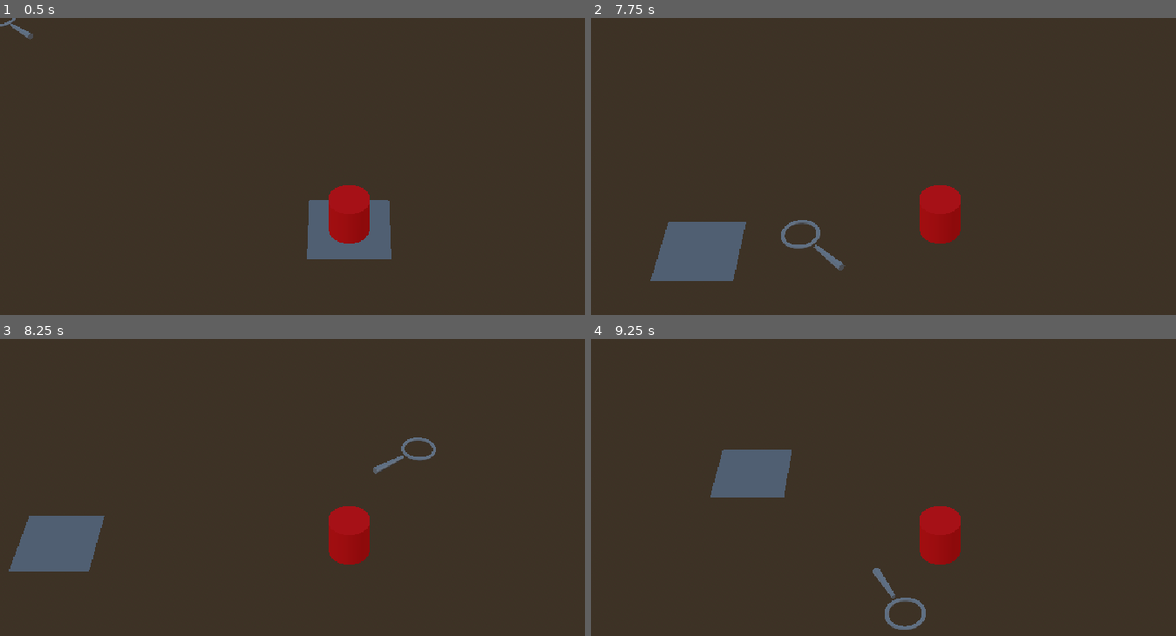
Above: before the commit, frames 1-4 (two rows, left to right).
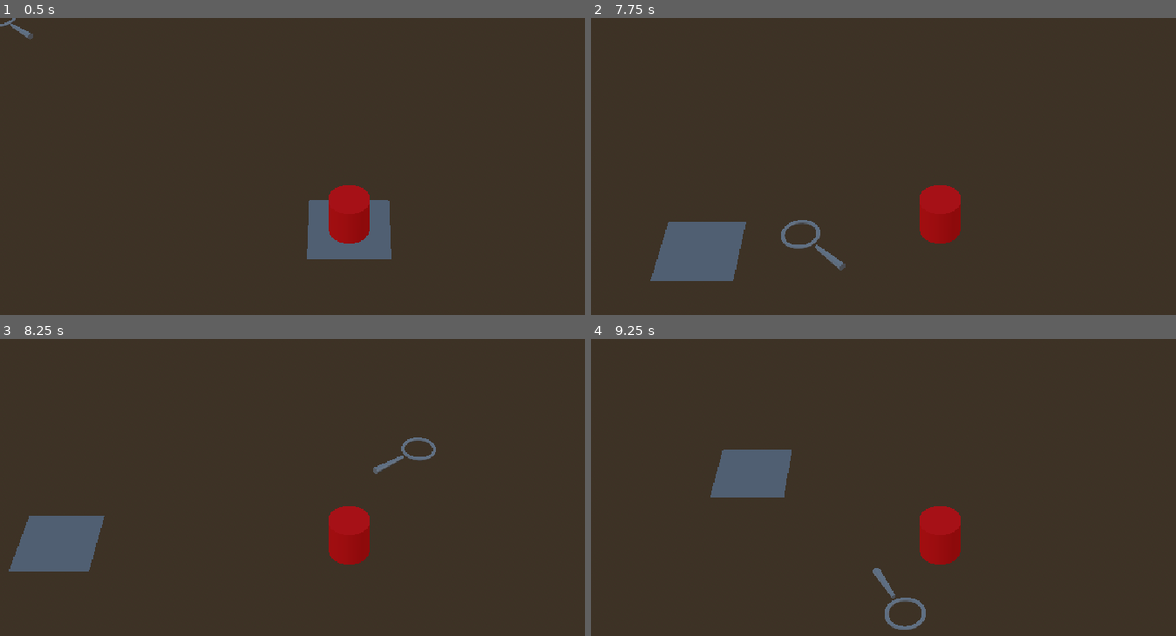
Above: after the commit, the same moments.

Repository: snotbane/little_iron_jam
Game: Godot game, scene res://assets/scenes/world.tscn
The game is run twice, just before and just after one commit, with the same random seed, the same clock (stepped at 60 frames per second) and the same inputs.
Inputs (mouse positions are in pixels of both pictures, inside the frame that each line leads up to):
- Up to frame 1 (0.5 s): no input
- Up to frame 2 (7.75 s): tap Enter (ui_accept) at 0.5, 0.77, 1.52, 3.02, 3.77, 4.52, 6.02, 6.77, 7.52 s; move the mouse to (1094, 193) at 0.52 s; hold D (move_right) 0.53-1.28 s; move the mouse to (801, 234) at 1.27 s; hold S (move_down) 1.28-2.03 s; move the mouse to (1012, 127) at 2.02 s; hold D (move_right) 2.03-2.78 s; move the mouse to (906, 291) at 2.77 s; hold W (move_up) 2.78-3.53 s; move the mouse to (1146, 273) at 3.52 s; hold A (move_left) 3.53-5.03 s; move the mouse to (731, 154) at 4.27 s; move the mouse to (977, 214) at 5.02 s; hold S (move_down) 5.03-5.78 s; move the mouse to (836, 116) at 5.77 s; hold D (move_right) 5.78-6.53 s; move the mouse to (1094, 193) at 6.52 s; hold W (move_up) 6.53-7.28 s; move the mouse to (801, 234) at 7.27 s; hold D (move_right) from 7.28 s (still down)
- Up to frame 3 (8.25 s): move the mouse to (421, 448) at 8.02 s; release D (move_right) at 8.03 s; hold S (move_down) from 8.03 s (still down)
- Up to frame 4 (9.25 s): move the mouse to (906, 612) at 8.77 s; release S (move_down) at 8.78 s; hold A (move_left) from 8.78 s (still down); tap Enter (ui_accept) at 9.02 s

Frame 1 is identical in both runs. In frame 2, less than 0.1% of the frame differs, in the area x 33-44%, y 73-86%; in frame 3, less than 0.1%; in frame 4, less than 0.1%.

Commit message:
Added gamepad aiming

Diff:
--- a/assets/scenes/crosshair.tscn
+++ b/assets/scenes/crosshair.tscn
@@ -15,6 +15,7 @@
 script = ExtResource("1_0p5wt")
 mouse_plane = Plane(0, 1, 0, 0)
 mesh = NodePath("mesh")
+aim_distance = 4.0
 
 [node name="mesh" type="MeshInstance3D" parent="."]
 mesh = SubResource("TorusMesh_aknmd")
--- a/assets/scenes/player.tscn
+++ b/assets/scenes/player.tscn
@@ -15,6 +15,7 @@
 transform = Transform3D(1, 0, 0, 0, 0.707107, 0.707107, 0, -0.707107, 0.707107, 0, 15, 15)
 fov = 25.0
 
-[node name="crosshair" parent="." node_paths=PackedStringArray("source", "camera") instance=ExtResource("2_bufda")]
-source = NodePath("../pawn")
-camera = NodePath("../pawn/camera_3d")
+[node name="crosshair" parent="pawn" node_paths=PackedStringArray("source", "camera") instance=ExtResource("2_bufda")]
+source = NodePath("..")
+camera = NodePath("../camera_3d")
+aim_visual_alpha = 30.0
--- a/assets/scripts/crosshair.gd
+++ b/assets/scripts/crosshair.gd
@@ -4,6 +4,11 @@
 @export var camera : Camera3D
 @export var mouse_plane : Plane
 @export var mesh : Node3D
+
+@export var aim_distance : float = 2.0
+@export var aim_visual_alpha : float = 10.0
+
+var aim_vector : Vector2
 
 var mouse_position : Vector2
 var _is_using_mouse : bool = true
@@ -13,7 +18,8 @@
 		if _is_using_mouse == value: return
 		_is_using_mouse = value
 
-		mesh.visible = _is_using_mouse
+		if _is_using_mouse:
+			mesh.visible = true
 
 # Called when the node enters the scene tree for the first time.
 func _ready() -> void:
@@ -22,11 +28,17 @@
 
 # Called every frame. 'delta' is the elapsed time since the previous frame.
 func _process(delta: float) -> void:
-	if not is_using_mouse: return
-
-	self.global_position = mouse_plane.intersects_ray(camera.project_ray_origin(mouse_position), camera.project_ray_normal(mouse_position))
-
-	mesh.look_at((source.global_position - self.global_position) * (Vector3.ONE - Vector3.UP))
+	if is_using_mouse:
+		var target_position = (source.global_position - self.global_position) * (Vector3.ONE - Vector3.UP)
+		aim_vector = Vector2(target_position.x, target_position.z)
+		self.global_position = mouse_plane.intersects_ray(camera.project_ray_origin(mouse_position), camera.project_ray_normal(mouse_position))
+	else:
+		aim_vector = Input.get_vector("aim_left", "aim_right", "aim_up", "aim_down").normalized()
+		# mesh.visible = aim_vector != Vector2.ZERO
+		if aim_vector:
+			var target_position := Vector3(aim_vector.x * aim_distance, self.position.y, aim_vector.y * aim_distance)
+			self.position = lerp(self.position, target_position, aim_visual_alpha * delta)
+	mesh.look_at(Vector3(aim_vector.x, 0, aim_vector.y))
 
 
 func _input(event: InputEvent) -> void:
